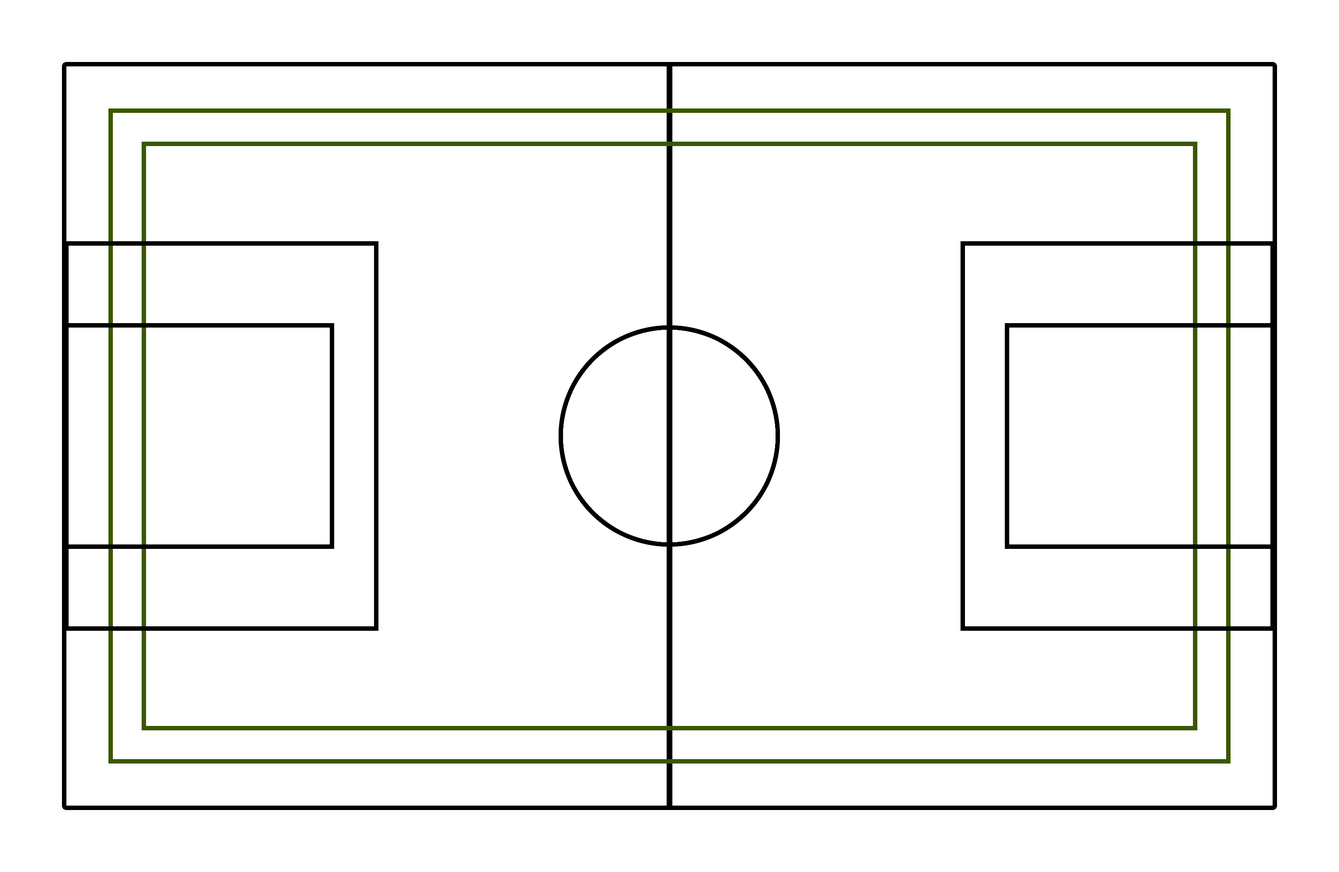
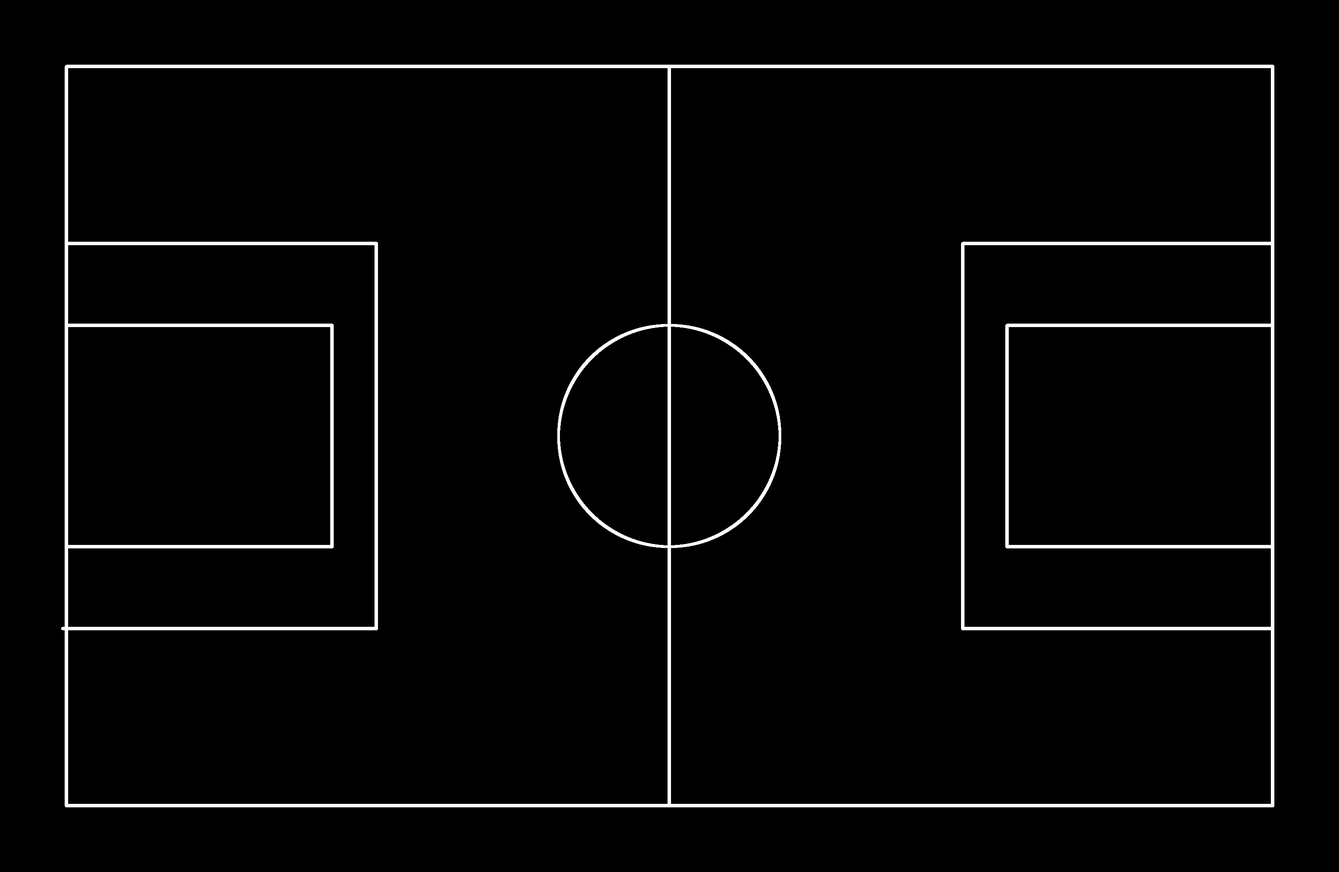
Layers edited between the first and the second 1339 x 872 image:
added layer "layer #1" above "layer" over (0, 0, 1339, 872)
hid "Background", opacity 100% → 30% over (0, 0, 1339, 872)
